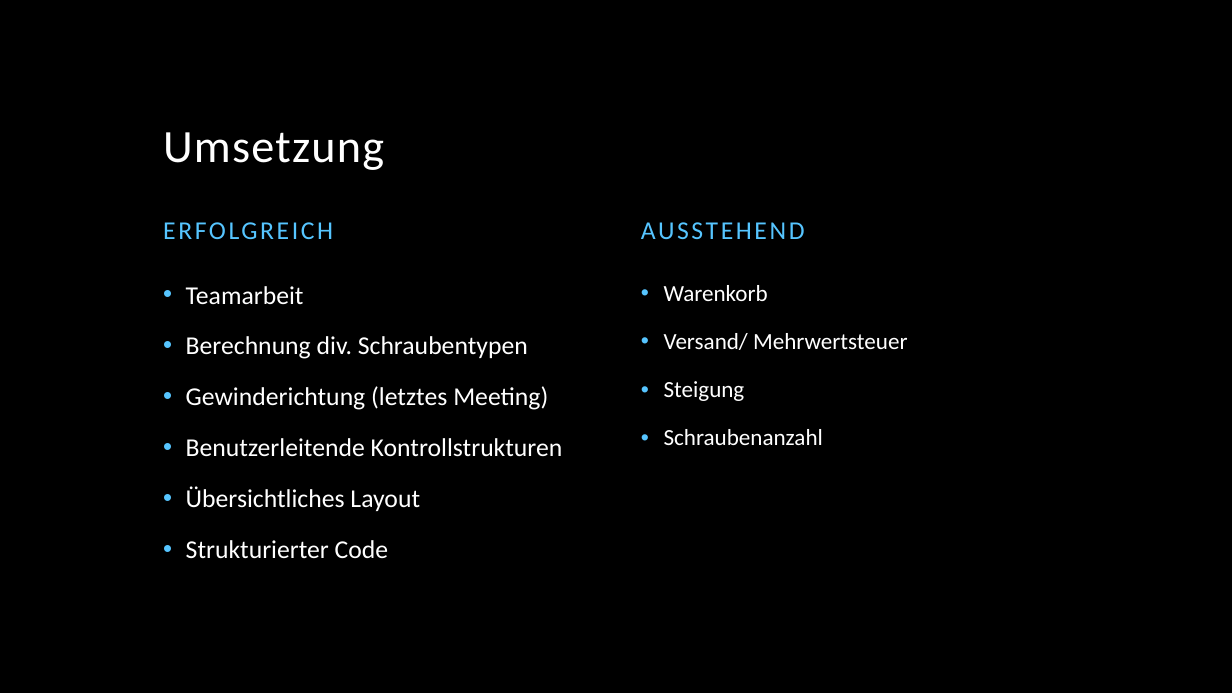
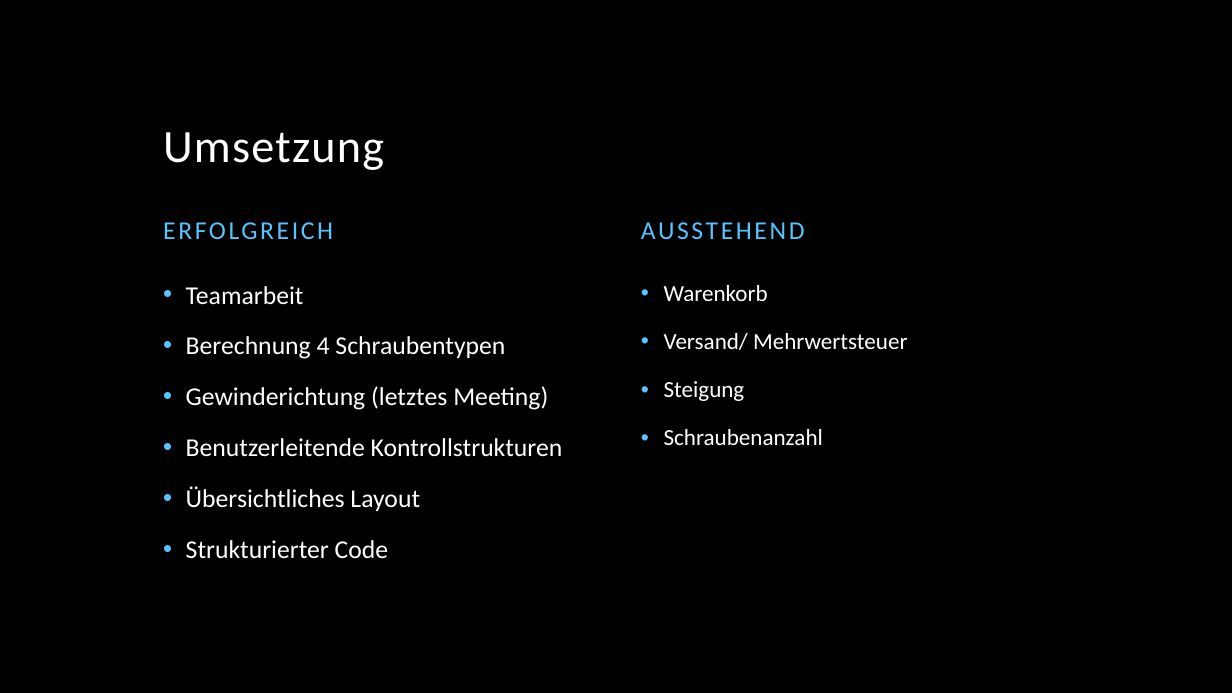
Before and after one commit to ClaasLu/Schraubenshop-Gruppe-J, a slide deck: slide 4 of Vorstellung Sprint 2.pptx. Drawn at 1232x693 pixels with LibreOffice and Linux fonts; fonts in the diff are those of the drawing; background and template pictures are left out. Boxes give left, top, right and bottom in pixels: in the first picture for what was removed or moved away, otherwise in the second. Text is boxed around its words. In the diff, an @@ line names an element or a change of style, - is before the commit and + after.

```diff
--- a/Vorstellung Sprint 2.pptx
+++ b/Vorstellung Sprint 2.pptx
@@ text at (186,336,505,359): text changed @@
-• Berechnung div. Schraubentypen
+• Berechnung 4 Schraubentypen
```
Also in this commit, not shown: 1 other slide changed.
